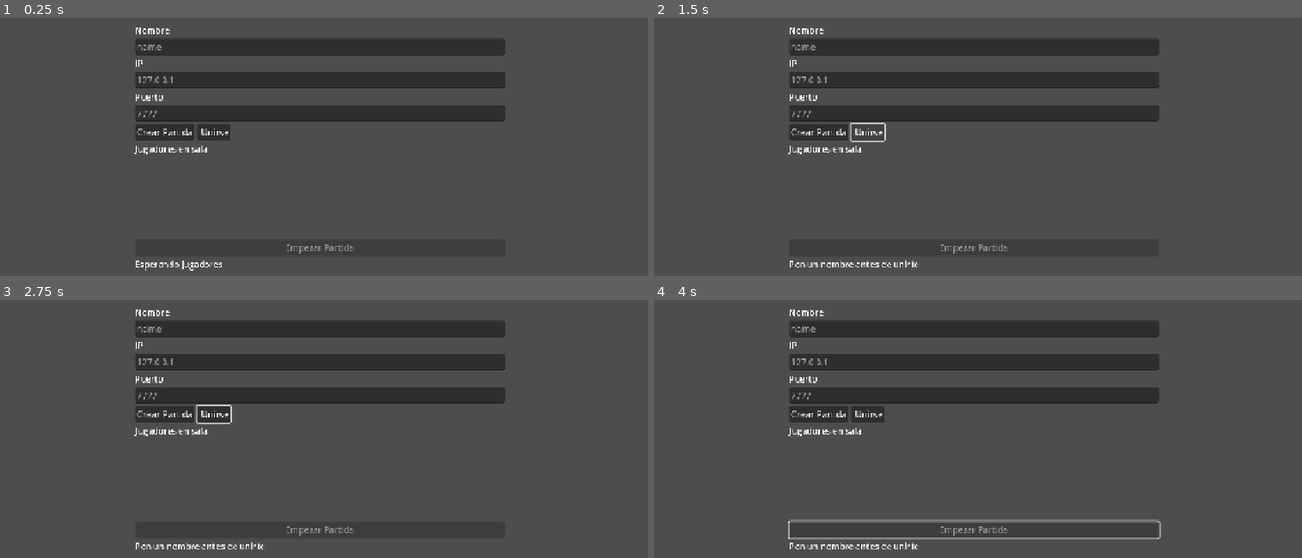
Above: before the commit, frames 1-4 (two rows, left to right).
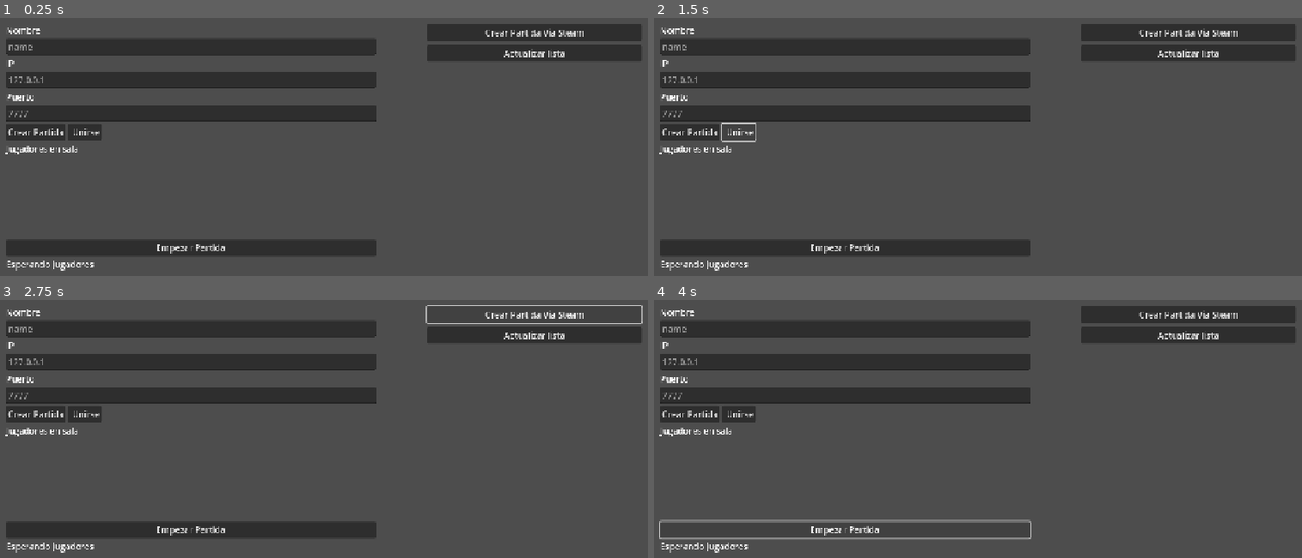
Above: after the commit, the same moments.

Repository: Jusm8/MultiplayerPolitopia
Game: Godot game, scene res://scene/lobby.tscn
Two runs of this game, one before a commit and one after it. Both use one fixed random seed, a clock stepped at 60 frames per second and the inputs below.
Inputs (mouse positions are in pixels of both pictures, inside the frame that each line leads up to):
- Up to frame 1 (0.25 s): no input
- Up to frame 2 (1.5 s): click "Crear Partida" at 0.5 s; click "Unirse" at 1.25 s
- Up to frame 3 (2.75 s): click (531, 315) at 2 s, where only the run after the commit has a clickable "Crear Partida Via Steam"
- Up to frame 4 (4 s): click (1185, 336) at 2.75 s, where only the run after the commit has a clickable "Actualizar lista"; click (841, 529) at 3.5 s, where only the run after the commit has a clickable "Empezar Partida"

The runs differ from the first frame. In frame 1, 15% of the frame differs, in the area x 0-99%, y 2-99%; in frame 2, 14%; in frame 3, 13%; in frame 4, 14%.
Error after the commit: Parse Error: Identifier "SteamMultiplayerPeer" not declared in the current scope. (res://script/NetworkManager.gd:30)

Commit message:
lobby por steam v1

Diff:
--- a/multiplayer-game/project.godot
+++ b/multiplayer-game/project.godot
@@ -18,6 +18,7 @@
 [autoload]
 
 GameData="*res://script/GameData.gd"
+NetworkManager="*res://script/NetworkManager.gd"
 
 [display]
 
@@ -30,3 +31,10 @@
 textures/canvas_textures/default_texture_filter=0
 renderer/rendering_method="gl_compatibility"
 renderer/rendering_method.mobile="gl_compatibility"
+
+[steam]
+
+initialization/app_id=0
+initialization/initialize_on_startup=false
+initialization/embed_callbacks=false
+multiplayer_peer/max_channels=4
--- a/multiplayer-game/scene/lobby.tscn
+++ b/multiplayer-game/scene/lobby.tscn
@@ -19,9 +19,9 @@
 anchor_top = 0.5
 anchor_right = 0.5
 anchor_bottom = 0.5
-offset_left = -344.5
+offset_left = -584.0
 offset_top = -230.0
-offset_right = 344.5
+offset_right = 105.0
 offset_bottom = 230.0
 grow_horizontal = 2
 grow_vertical = 2
@@ -76,3 +76,25 @@
 [node name="Status_lb" type="Label" parent="VBoxContainer"]
 layout_mode = 2
 text = "Esperando Jugadores"
+
+[node name="SteamPart" type="VBoxContainer" parent="."]
+layout_mode = 0
+offset_left = 840.0
+offset_top = 130.0
+offset_right = 1240.0
+offset_bottom = 592.0
+
+[node name="CreateBtn" type="Button" parent="SteamPart"]
+layout_mode = 2
+text = "Crear Partida Via Steam"
+
+[node name="RoomsVbox" type="VBoxContainer" parent="SteamPart"]
+layout_mode = 2
+
+[node name="RefreshBtn" type="Button" parent="SteamPart"]
+layout_mode = 2
+text = "Actualizar lista
+"
+
+[node name="StatusLb" type="Label" parent="SteamPart"]
+layout_mode = 2
--- a/multiplayer-game/scene/mapa.tscn
+++ b/multiplayer-game/scene/mapa.tscn
@@ -31,7 +31,7 @@
 format = 2
 layer_1/name = "Unit_Layer"
 
-[node name="UnitsLayer" type="Node2D" parent="."]
+[node name="UnitsLayer" type="Node2D" parent="TileMap"]
 z_index = 10
 
 [node name="Camera" type="Camera2D" parent="."]
--- /dev/null
+++ b/multiplayer-game/script/NetworkManager.gd
@@ -0,0 +1,67 @@
+extends Node
+
+enum Mode { LOCAL, STEAM }
+var mode: Mode = Mode.LOCAL
+
+func host_local(port: int, max_players: int) -> int:
+	mode = Mode.LOCAL
+	var enet := ENetMultiplayerPeer.new()
+	var err := enet.create_server(port, max_players)
+	if err == OK:
+		multiplayer.multiplayer_peer = enet
+	return err
+
+func join_local(ip: String, port: int) -> int:
+	mode = Mode.LOCAL
+	var enet := ENetMultiplayerPeer.new()
+	var err := enet.create_client(ip, port)
+	if err == OK:
+		multiplayer.multiplayer_peer = enet
+	return err
+
+func host_steam() -> bool:
+	mode = Mode.STEAM
+
+	# Si tu build no trae SteamMultiplayerPeer, esto te lo dirá claro:
+	if not ClassDB.class_exists("SteamMultiplayerPeer"):
+		push_error("SteamMultiplayerPeer no existe en tu build de GodotSteam.")
+		return false
+
+	var peer := SteamMultiplayerPeer.new()
+
+	# Nombres más comunes en builds recientes:
+	# - create_host()
+	# - create_server()
+	if peer.has_method("create_host"):
+		peer.create_host()
+	elif peer.has_method("create_server"):
+		peer.create_server()
+	else:
+		push_error("SteamMultiplayerPeer no tiene create_host/create_server.")
+		return false
+
+	multiplayer.multiplayer_peer = peer
+	return true
+
+func join_steam(host_steam_id: int) -> bool:
+	mode = Mode.STEAM
+
+	if not ClassDB.class_exists("SteamMultiplayerPeer"):
+		push_error("SteamMultiplayerPeer no existe en tu build de GodotSteam.")
+		return false
+
+	var peer := SteamMultiplayerPeer.new()
+
+	# Nombres más comunes:
+	# - create_client(steam_id)
+	# - create_connection(steam_id)
+	if peer.has_method("create_client"):
+		peer.create_client(host_steam_id)
+	elif peer.has_method("create_connection"):
+		peer.create_connection(host_steam_id)
+	else:
+		push_error("SteamMultiplayerPeer no tiene create_client/create_connection.")
+		return false
+
+	multiplayer.multiplayer_peer = peer
+	return true
--- /dev/null
+++ b/multiplayer-game/script/SteamManager.gd
@@ -0,0 +1,11 @@
+extends Node
+var steam_ok := false
+
+func _ready():
+	var res: Dictionary = Steam.steamInitEx(480)
+	steam_ok = (res.get("status", 1) == 0)
+	print("Steam init:", res)
+
+func _process(_d):
+	if steam_ok:
+		Steam.run_callbacks()
--- a/multiplayer-game/script/city_menu.gd
+++ b/multiplayer-game/script/city_menu.gd
@@ -119,12 +119,10 @@
 	if btn_buy.disabled:
 		return
 
+	buy_requested.emit(_city_cell, _selected_unit)
 	# Cerrar para que al abrir de nuevo use recursos nuevos
 	hide()
 	closed.emit()
-
-	# Emitimos al mapa para que el server haga la compra
-	buy_requested.emit(_city_cell, _selected_unit)
 
 func _on_close_pressed() -> void:
 	hide()
--- a/multiplayer-game/script/lobby.gd
+++ b/multiplayer-game/script/lobby.gd
@@ -9,6 +9,19 @@
 @onready var start_btn: Button = $VBoxContainer/Start_btn
 @onready var status_lb: Label = $VBoxContainer/Status_lb
 
+# Steam
+@onready var createSteam_btn: Button = $SteamPart/CreateBtn
+@onready var refresh_btn: Button = $SteamPart/RefreshBtn
+@onready var rooms_vbox: VBoxContainer = $SteamPart/RoomsVbox
+@onready var statusSteam_lb: Label = $SteamPart/StatusLb
+
+const MAX_MEMBERS := 4
+const GAME_KEY := "JUEGOMULTIPLAYER_V1" # clave test
+
+var current_lobby_id: int = 0
+
+var host_peer_id: int = 1
+
 var is_host: bool = false
 var max_player: int = 4
 var players:= {} #peer_id nombre
@@ -26,30 +39,36 @@
 	multiplayer.connection_failed.connect(_on_connection_failed)
 	multiplayer.server_disconnected.connect(_on_server_disconected)
 
+	createSteam_btn.pressed.connect(_on_create_steam_pressed)
+	refresh_btn.pressed.connect(_on_refresh_pressed)
+
+	Steam.lobby_created.connect(_on_lobby_created)
+	Steam.lobby_match_list.connect(_on_lobby_match_list)
+	Steam.lobby_joined.connect(_on_lobby_joined)
+
 func _on_host_pressed() -> void:
 	var player_name := name_input.text.strip_edges()
 	if player_name == "":
 		status_lb.text = "Pon un nombre antes de crear la partida"
 		return
 
-	var port:= port_input.text.to_int()
+	var port := port_input.text.to_int()
 	if port <= 0:
+		status_lb.text = "Puerto inválido"
+		return
+
+	var err: int = NetworkManager.host_local(port, max_player)
+	if err != OK:
 		status_lb.text = "No se pudo crear el servidor"
 		return
 
-	var peer := ENetMultiplayerPeer.new()
-	var error := peer.create_server(port, max_player)
-	if error != OK:
-		status_lb.text = "No se puedo crear el servidor"
-		return
-
-	multiplayer.multiplayer_peer = peer
+	host_peer_id = multiplayer.get_unique_id()
+
 	is_host = true
-	status_lb.text = "Servidor creado en el puerto %d. Esperando jugadores..." % port
+	status_lb.text = "Servidor (LOCAL) creado en %d. Esperando..." % port
 
 	var my_id := multiplayer.get_unique_id()
 	players[my_id] = player_name
-
 	_refresh_player_ui()
 	_broadcast_playes()
 
@@ -60,26 +79,23 @@
 		return
 
 	var ip := ip_input.text.strip_edges()
-	var port:= port_input.text.to_int()
+	var port := port_input.text.to_int()
 	if port <= 0:
-		status_lb.text = "Puerto invalido"
-		return
-
-	var peer := ENetMultiplayerPeer.new()
-	var error := peer.create_client(ip, port)
-	if error != OK:
-		status_lb.text = "No se pudo encontrar el servidor"
-		return
-
-	multiplayer.multiplayer_peer = peer
+		status_lb.text = "Puerto inválido"
+		return
+
+	var err := NetworkManager.join_local(ip, port)
+	if err != OK:
+		status_lb.text = "No se pudo conectar"
+		return
+
 	is_host = false
-	status_lb.text = "Conectando a %s:%d..." % [ip, port]
+	status_lb.text = "Conectando (LOCAL) a %s:%d..." % [ip, port]
 
 func _on_connected_to_server() -> void:
-	status_lb.text = "Conectando al servidor. Registrando jugador..."
-	var player_name := name_input.text.strip_edges()
-	# El server siempre es el peer 1
-	rpc_id(1, "register_player", player_name)
+	status_lb.text = "Conectado. Registrando jugador..."
+	var player_name := name_input.text.strip_edges()
+	rpc_id(host_peer_id, "register_player", player_name)
 
 func _on_connection_failed() -> void:
 	status_lb.text = "Fallo la conexion al servidor"
@@ -170,3 +186,93 @@
 func start_game() -> void:
 	# Cambiar a la escena del mapa en todos los peers
 	get_tree().change_scene_to_file("res://scene/mapa.tscn")
+
+func _on_create_steam_pressed() -> void:
+	var player_name := name_input.text.strip_edges()
+	if player_name == "":
+		statusSteam_lb.text = "Pon un nombre antes de crear sala Steam"
+		return
+
+	statusSteam_lb.text = "Creando sala Steam..."
+	Steam.createLobby(Steam.LOBBY_TYPE_PUBLIC, MAX_MEMBERS)
+
+func _on_lobby_created(result: int, lobby_id: int) -> void:
+	if result != 1:
+		statusSteam_lb.text = "Error creando lobby (result=%s)" % result
+		return
+
+	current_lobby_id = lobby_id
+	Steam.setLobbyData(lobby_id, "game", GAME_KEY)
+	Steam.setLobbyData(lobby_id, "name", "Sala de " + Steam.getPersonaName())
+
+	if not NetworkManager.host_steam():
+		statusSteam_lb.text = "No pude iniciar red Steam (SteamMultiplayerPeer faltante)."
+		return
+
+	host_peer_id = multiplayer.get_unique_id()
+
+	is_host = true
+	statusSteam_lb.text = "Sala Steam creada. Esperando..."
+
+	var my_id := multiplayer.get_unique_id()
+	players[my_id] = name_input.text.strip_edges()
+	_refresh_player_ui()
+	_broadcast_playes()
+
+func _on_refresh_pressed() -> void:
+	_clear_rooms()
+	statusSteam_lb.text = "Buscando salas Steam..."
+
+	Steam.addRequestLobbyListStringFilter("game", GAME_KEY, Steam.LOBBY_COMPARISON_EQUAL)
+	Steam.addRequestLobbyListResultCountFilter(50)
+	Steam.requestLobbyList()
+
+func _on_lobby_match_list(lobbies: Array) -> void:
+	statusSteam_lb.text = "Salas encontradas: %d" % lobbies.size()
+
+	for lobby_id in lobbies:
+		var name := Steam.getLobbyData(lobby_id, "name")
+		if name == "": name = "Lobby " + str(lobby_id)
+		_add_room_row(lobby_id, name, Steam.getNumLobbyMembers(lobby_id))
+
+func _add_room_row(lobby_id: int, lobby_name: String, members: int) -> void:
+	var row := HBoxContainer.new()
+	var lbl := Label.new()
+	lbl.text = "%s (%d/%d)" % [lobby_name, members, MAX_MEMBERS]
+
+	var btn := Button.new()
+	btn.text = "Entrar"
+	btn.pressed.connect(func():
+		statusSteam_lb.text = "Entrando a %s..." % lobby_name
+		Steam.joinLobby(lobby_id)
+	)
+
+	row.add_child(lbl)
+	row.add_child(btn)
+	rooms_vbox.add_child(row)
+
+func _on_lobby_joined(lobby_id: int, _permissions: int, _locked: bool, _response: int) -> void:
+	current_lobby_id = lobby_id
+	statusSteam_lb.text = "Dentro del lobby. Conectando a host..."
+
+	var host_steam_id := Steam.getLobbyOwner(lobby_id)
+
+	if not NetworkManager.join_steam(host_steam_id):
+		statusSteam_lb.text = "No pude unirme por Steam (SteamMultiplayerPeer faltante)."
+		return
+
+	is_host = false
+
+	# Espera a que se cree la sesión P2P y aparezcan peers
+	await get_tree().create_timer(0.3).timeout
+	var peers := multiplayer.get_peers()
+
+	# Heurística: el host suele ser el primer peer que ves
+	if peers.size() > 0:
+		host_peer_id = int(peers[0])
+	else:
+		host_peer_id = 1
+
+func _clear_rooms() -> void:
+	for c in rooms_vbox.get_children():
+		c.queue_free()
--- a/multiplayer-game/script/mapa.gd
+++ b/multiplayer-game/script/mapa.gd
@@ -4,7 +4,7 @@
 @onready var camera: Camera2D = $Camera
 @onready var hud: HUD = $HUD
 @onready var city_menu: CityMenu = $HUD/CityMenu
-@onready var units_layer: Node2D = $UnitsLayer
+@onready var units_layer: Node2D = $TileMap/UnitsLayer
 
 const UNIT_SCENE := preload("res://scene/Units.tscn")
 const GRID_SIZE := 16
@@ -71,6 +71,18 @@
 func _ready() -> void:
 	randomize()
 
+	if city_menu == null:
+		push_error("CityMenu no instanciado en HUD")
+		return
+	# Evitar que salgan 2 tropas
+	if not city_menu.buy_requested.is_connected(_on_city_menu_buy_requested):
+		city_menu.buy_requested.connect(_on_city_menu_buy_requested)
+	if not city_menu.closed.is_connected(_on_city_menu_closed):
+		city_menu.closed.connect(_on_city_menu_closed)
+
+	# HUD
+	hud.end_turn_confirmed.connect(_on_hud_end_turn_confirmed)
+
 	#  Detectar el AtlasSource del TileSet automáticamente
 	var ts := tile_map.tile_set
 	if ts == null:
@@ -102,12 +114,6 @@
 	if city_menu == null:
 		push_error("CityMenu no esta instanciado en HUD")
 		return
-
-	city_menu.buy_requested.connect(_on_city_menu_buy_requested)
-	city_menu.closed.connect(_on_city_menu_closed)
-
-	# HUD
-	hud.end_turn_confirmed.connect(_on_hud_end_turn_confirmed)
 
 	# Solo el servidor genera el mapa y sincroniza
 	if multiplayer.is_server():
@@ -509,6 +515,10 @@
 	city_menu.open_for_city(cell, unit_db, wood, stone, can_buy_here)
 
 func _on_city_menu_buy_requested(city_cell: Vector2i, unit_id: int) -> void:
+	print("[CLIENT]", multiplayer.get_unique_id(),
+		" buy_requested city_cell=", city_cell,
+		" unit_id=", unit_id,
+		" is_server=", multiplayer.is_server())
 	if not is_my_turn:
 		return
 
@@ -531,6 +541,10 @@
 
 @rpc("any_peer")
 func request_buy_unit(city_cell: Vector2i, unit_id: int) -> void:
+	print("[SERVER] request_buy_unit sender=", multiplayer.get_remote_sender_id(),
+		" city_cell=", city_cell,
+		" unit_id=", unit_id)
+
 	if not multiplayer.is_server():
 		return
 
@@ -592,6 +606,8 @@
 
 @rpc("any_peer", "call_local")
 func spawn_unit(owner_id: int, unit_id: int, cell: Vector2i) -> void:
+	print("[SPAWN RPC] on peer=", multiplayer.get_unique_id(),
+		" owner=", owner_id, " unit_id=", unit_id, " cell=", cell)
 	_spawn_unit_local(owner_id, unit_id, cell)
 
 @rpc("any_peer", "call_local")
@@ -616,18 +632,19 @@
 
 func _spawn_unit_local(owner_id: int, unit_id: int, cell: Vector2i) -> void:
 	var key := _city_key(cell)
-
-	# Si hay una unidad en esa casilla evitamos duplicados
-	if units_by_cell.has(key):
+	if units_by_cell.has(cell):
 		return
 
 	var u: Unit = UNIT_SCENE.instantiate()
 	units_layer.add_child(u)
 
 	u.atlas_texture = preload("res://assets/SoldadosMultiplayer.png")
-
 	u.setup(owner_id, unit_id, cell)
+
+	var ts: Vector2 = Vector2(tile_map.tile_set.tile_size)
+	var center_offset := ts * 0.5
+
 	# Poscicionar encima de la tile
-	u.global_position = _cell_to_world(cell) + u.base_offset
+	u.position = tile_map.map_to_local(cell) + center_offset + u.base_offset
 	u.z_index = cell.y * 100 + cell.x
 	units_by_cell[key] = u
Not shown, added: multiplayer-game/addons/godotsteam/godotsteam.gdextension.uid
Not shown, added: multiplayer-game/script/NetworkManager.gd.uid
Not shown, added: multiplayer-game/script/SteamManager.gd.uid
Not shown, added: multiplayer-game/addons/godotsteam/androidarm64/libgodotsteam.android.template_debug.arm64.so
Not shown, added: multiplayer-game/addons/godotsteam/androidarm64/libgodotsteam.android.template_release.arm64.so
Not shown, added: multiplayer-game/addons/godotsteam/androidarm64/libsteam_api.so
Not shown, added: multiplayer-game/addons/godotsteam/godotsteam.gdextension
Not shown, added: multiplayer-game/addons/godotsteam/license.md
Not shown, added: multiplayer-game/addons/godotsteam/linux32/libgodotsteam.linux.template_debug.x86_32.so
Not shown, added: multiplayer-game/addons/godotsteam/linux32/libgodotsteam.linux.template_release.x86_32.so
Not shown, added: multiplayer-game/addons/godotsteam/linux32/libsteam_api.so
Not shown, added: multiplayer-game/addons/godotsteam/linux64/libgodotsteam.linux.template_debug.x86_64.so
(and 16 more such lines)
